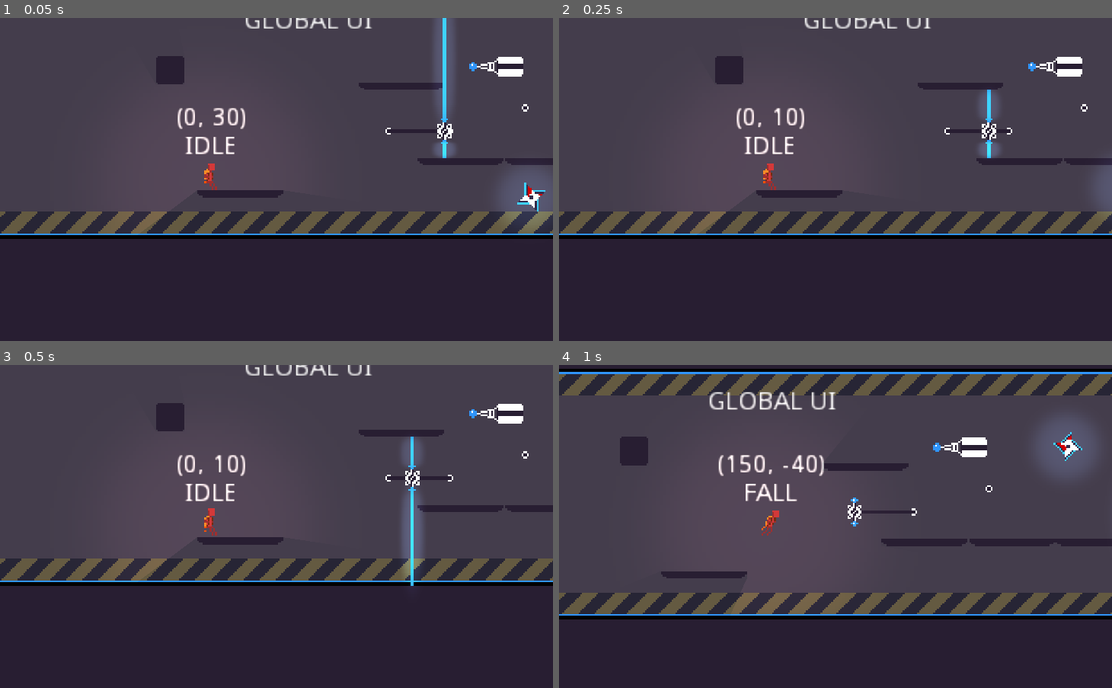
Above: before the commit, frames 1-4 (two rows, left to right).
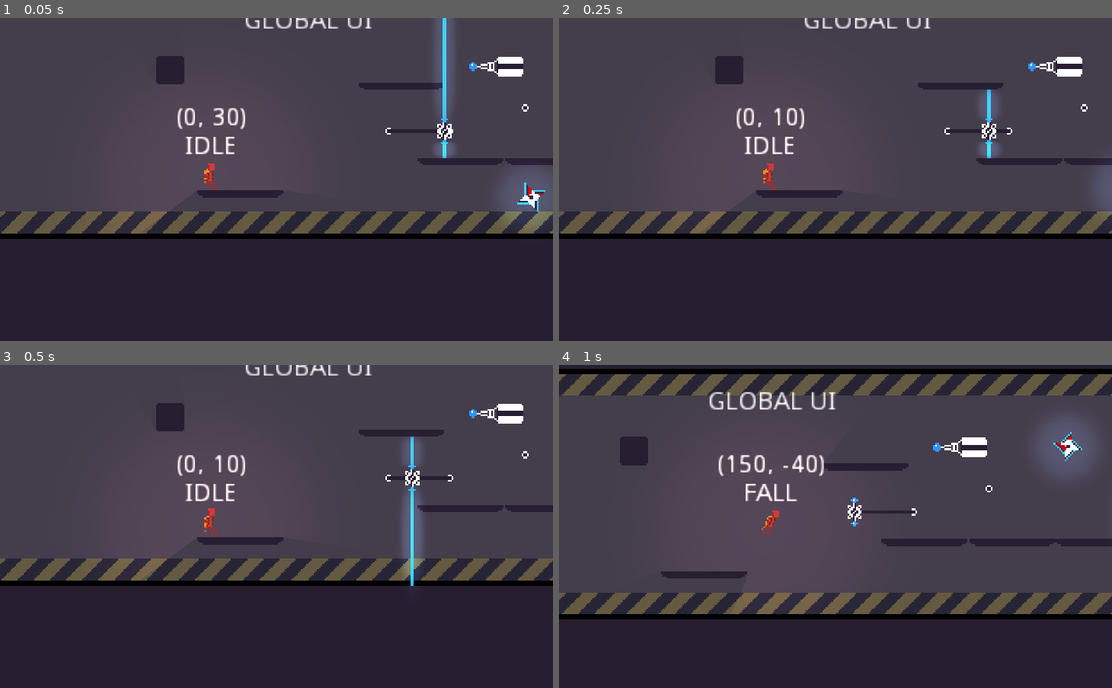
Above: after the commit, the same moments.

Repository: Wes-Ray/Jetpack-Jaywalker
Game: Godot game, scene res://Main.tscn
Same seed, same stepped clock (60 frames per second), same inputs: the game is played once before the commit and once after it. The engine's default icon, where the game draws it, is replaced by a stand-in: a white triangle on a blue panel in a dark square.
Inputs (mouse positions are in pixels of both pictures, inside the frame that each line leads up to):
- Up to frame 1 (0.05 s): no input
- Up to frame 2 (0.25 s): no input
- Up to frame 3 (0.5 s): no input
- Up to frame 4 (1 s): move the mouse to (957, 510) at 0.52 s; hold D (move_right) from 0.53 s (still down); click (957, 510) at 0.6 s; tap Space (move_jump) at 0.77 s

The runs differ from the first frame. In frame 1, 0.5% of the frame differs, in the area x 0-100%, y 66-68%; in frame 2, 0.5%; in frame 3, 0.5%; in frame 4, 1.2%, in the area x 0-100%, y 2-78%.

Commit message:
some sounds
TODO: explosion and zappy sounds

Diff:
--- a/Buzz/Buzz.gd
+++ b/Buzz/Buzz.gd
@@ -8,7 +8,7 @@
 # Called when the node enters the scene tree for the first time.
 func _ready():
 	blade = $Blade
-	$AnimationPlayer.play("spin")
+	$Blade/AudioStreamPlayer2D.play()
 
 
 func _process(_delta):
--- a/Buzz/Buzz.tscn
+++ b/Buzz/Buzz.tscn
@@ -1,9 +1,10 @@
-[gd_scene load_steps=8 format=2]
+[gd_scene load_steps=9 format=2]
 
 [ext_resource path="res://Buzz/buzz.png" type="Texture" id=1]
 [ext_resource path="res://Buzz/Buzz.gd" type="Script" id=2]
 [ext_resource path="res://Buzz/anchor.png" type="Texture" id=3]
 [ext_resource path="res://World/circle_light.png" type="Texture" id=4]
+[ext_resource path="res://Buzz/buzz.ogg" type="AudioStream" id=5]
 
 [sub_resource type="Animation" id=1]
 length = 0.001
@@ -71,4 +72,9 @@
 color = Color( 0.568627, 0.866667, 1, 1 )
 energy = 0.7
 
+[node name="AudioStreamPlayer2D" type="AudioStreamPlayer2D" parent="Blade"]
+stream = ExtResource( 5 )
+volume_db = -25.0
+attenuation = 80.0
+
 [connection signal="area_entered" from="Blade" to="." method="_on_Blade_area_entered"]
--- a/Laser/Laser.gd
+++ b/Laser/Laser.gd
@@ -18,7 +18,7 @@
 	$CollisionShape2D.disabled = false
 	$Sprite.visible = true
 	$Light2D.visible = true
-
+	$AudioStreamPlayer2D.play()
 
 func update_laser():
 	$RayCast2D.enabled = true
@@ -40,6 +40,7 @@
 	$CollisionShape2D.disabled = true
 	$Sprite.visible = false
 	$Light2D.visible = false
+	$AudioStreamPlayer2D.stop()
 
 
 func _on_BottomLaser_area_entered(area):
--- a/Laser/Laser.tscn
+++ b/Laser/Laser.tscn
@@ -1,10 +1,11 @@
-[gd_scene load_steps=9 format=2]
+[gd_scene load_steps=10 format=2]
 
 [ext_resource path="res://Laser/laser_gun.png" type="Texture" id=1]
 [ext_resource path="res://Laser/track.png" type="Texture" id=2]
 [ext_resource path="res://World/beam_light.png" type="Texture" id=3]
 [ext_resource path="res://Laser/laser_fire.png" type="Texture" id=4]
 [ext_resource path="res://Laser/Laser.gd" type="Script" id=5]
+[ext_resource path="res://Laser/laser.ogg" type="AudioStream" id=6]
 
 [sub_resource type="RectangleShape2D" id=1]
 extents = Vector2( 1, 4 )
@@ -99,6 +100,11 @@
 color = Color( 0.568627, 0.866667, 1, 1 )
 energy = 0.7
 
+[node name="AudioStreamPlayer2D" type="AudioStreamPlayer2D" parent="GunSprite/TopLaser"]
+stream = ExtResource( 6 )
+volume_db = -30.0
+attenuation = 80.0
+
 [node name="BottomLaser" type="Area2D" parent="GunSprite"]
 position = Vector2( 0, 6 )
 collision_layer = 4
@@ -126,6 +132,11 @@
 color = Color( 0.568627, 0.866667, 1, 1 )
 energy = 0.8
 
+[node name="AudioStreamPlayer2D" type="AudioStreamPlayer2D" parent="GunSprite/BottomLaser"]
+stream = ExtResource( 6 )
+volume_db = -30.0
+attenuation = 80.0
+
 [node name="AnimationPlayer" type="AnimationPlayer" parent="."]
 autoplay = "fire"
 anims/fire = SubResource( 3 )
--- a/Main.tscn
+++ b/Main.tscn
@@ -10,6 +10,7 @@
 [ext_resource path="res://Ray/Ray.tscn" type="PackedScene" id=8]
 [ext_resource path="res://World/Box.tscn" type="PackedScene" id=9]
 [ext_resource path="res://Laser/Laser.tscn" type="PackedScene" id=10]
+[ext_resource path="res://World/Wall.tscn" type="PackedScene" id=11]
 
 [sub_resource type="RectangleShape2D" id=1]
 
@@ -85,6 +86,9 @@
 [node name="Buzz" parent="." instance=ExtResource( 7 )]
 position = Vector2( 482, 330 )
 
+[node name="Buzz2" parent="." instance=ExtResource( 7 )]
+position = Vector2( 613, 308 )
+
 [node name="Ray" parent="." instance=ExtResource( 8 )]
 position = Vector2( 464, 307 )
 
@@ -94,4 +98,7 @@
 [node name="Laser" parent="." instance=ExtResource( 10 )]
 position = Vector2( 440, 343 )
 
+[node name="Node2D" parent="." instance=ExtResource( 11 )]
+position = Vector2( 651, 335 )
+
 [connection signal="area_entered" from="AttackerGoal" to="." method="_on_AttackerGoal_area_entered"]
--- a/Player/Player.gd
+++ b/Player/Player.gd
@@ -28,6 +28,8 @@
 onready var animation_player := $AnimationPlayer
 onready var camera := $Camera2D
 
+func _ready():
+	$AudioStreamPlayer2D.play()
 
 func kill_player() -> void:
 	if player_state != Orchestrator.PlayerStates.DEAD:
--- a/Player/Player.tscn
+++ b/Player/Player.tscn
@@ -6,6 +6,7 @@
 [ext_resource path="res://Player/fly_forward.tres" type="Animation" id=4]
 [ext_resource path="res://Player/death.tres" type="Animation" id=5]
 [ext_resource path="res://Player/fly_backward.tres" type="Animation" id=6]
+[ext_resource path="res://Player/jetpack.ogg" type="AudioStream" id=7]
 
 [sub_resource type="CapsuleShape2D" id=1]
 radius = 3.0
@@ -76,3 +77,7 @@
 color = Color( 0.92549, 0.588235, 0.588235, 1 )
 energy = 0.5
 shadow_enabled = true
+
+[node name="AudioStreamPlayer2D" type="AudioStreamPlayer2D" parent="."]
+stream = ExtResource( 7 )
+volume_db = -35.0
--- a/Ray/Ray.gd
+++ b/Ray/Ray.gd
@@ -19,6 +19,8 @@
 	$WarnSprite.visible = true
 	$Light2D.visible = true
 	$Light2D.energy = 0.5
+	$AudioStreamPlayer2D.play()
+
 
 func ray_fire():
 	firing = true
@@ -28,6 +30,7 @@
 	$WarnSprite.visible = false
 	$Light2D.visible = true
 	$Light2D.energy = 0.8
+
 
 func update_ray():
 	$RayCast2D.enabled = true
@@ -51,7 +54,7 @@
 	$FireSprite.visible = false
 	$WarnSprite.visible = false
 	$Light2D.visible = false
-
+	$AudioStreamPlayer2D.stop()
 
 func _on_Area2D_area_entered(area):
 	Orchestrator.apply_damage(area)
--- a/Ray/Ray.tscn
+++ b/Ray/Ray.tscn
@@ -1,10 +1,11 @@
-[gd_scene load_steps=8 format=2]
+[gd_scene load_steps=9 format=2]
 
 [ext_resource path="res://Ray/ray_warn.png" type="Texture" id=1]
 [ext_resource path="res://Ray/raygun.png" type="Texture" id=2]
 [ext_resource path="res://Ray/Ray.gd" type="Script" id=3]
 [ext_resource path="res://World/beam_light.png" type="Texture" id=4]
 [ext_resource path="res://Ray/ray_fire.png" type="Texture" id=5]
+[ext_resource path="res://Ray/ray.ogg" type="AudioStream" id=6]
 
 [sub_resource type="RectangleShape2D" id=1]
 extents = Vector2( 25, 2.5 )
@@ -87,6 +88,12 @@
 color = Color( 0.568627, 0.866667, 1, 1 )
 energy = 1.1
 
+[node name="AudioStreamPlayer2D" type="AudioStreamPlayer2D" parent="Area2D"]
+position = Vector2( 15, 0 )
+stream = ExtResource( 6 )
+volume_db = -25.0
+attenuation = 50.0
+
 [node name="AnimationPlayer" type="AnimationPlayer" parent="."]
 autoplay = "fire"
 anims/fire = SubResource( 2 )
--- /dev/null
+++ b/World/Wall.tscn
@@ -0,0 +1,14 @@
+[gd_scene load_steps=3 format=2]
+
+[ext_resource path="res://World/wall.png" type="Texture" id=1]
+
+[sub_resource type="RectangleShape2D" id=1]
+extents = Vector2( 2, 16 )
+
+[node name="Node2D" type="StaticBody2D"]
+
+[node name="CollisionShape2D" type="CollisionShape2D" parent="."]
+shape = SubResource( 1 )
+
+[node name="Sprite" type="Sprite" parent="."]
+texture = ExtResource( 1 )
Not shown, added: Buzz/buzz.ogg.import
Not shown, added: Laser/laser.ogg.import
Not shown: 1 places in Main.tscn that only renumber resources
Not shown: 1 places in Player/Player.tscn that only renumber resources
Not shown, added: Player/jetpack.ogg.import
Binary file changed: Player/jetpacker.aseprite
Binary file changed: Player/jetpacker.png
Not shown, added: Ray/ray.ogg.import
Binary file added: World/wall.png
Not shown, added: World/wall.png.import
Binary file changed: World/wallpaper.png
Not shown, added: Buzz/buzz.aup3
(and 7 more such lines)
